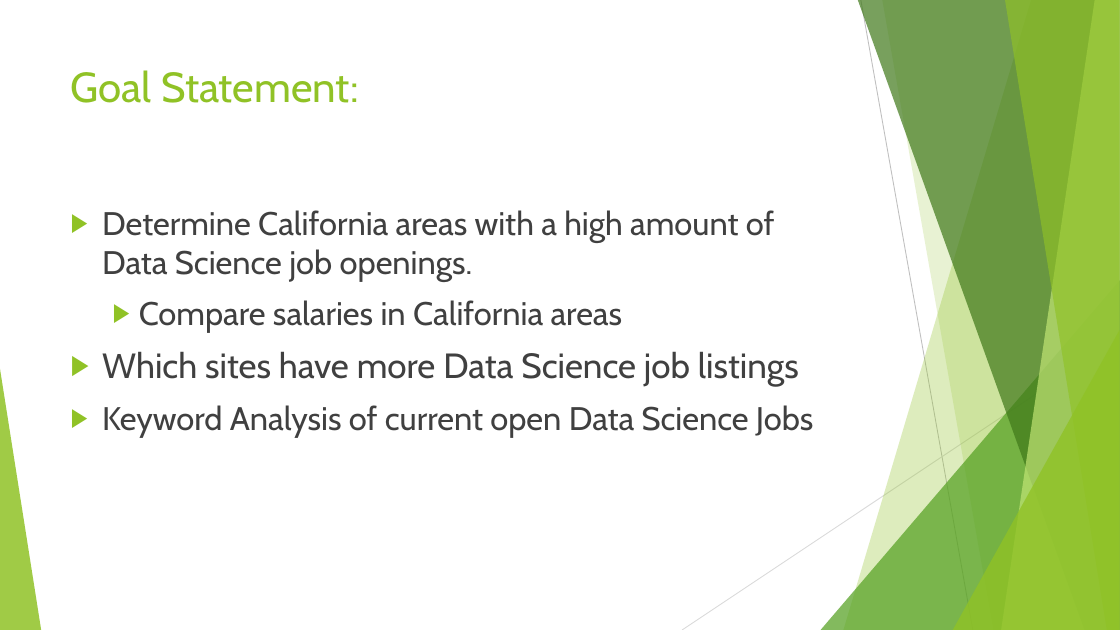
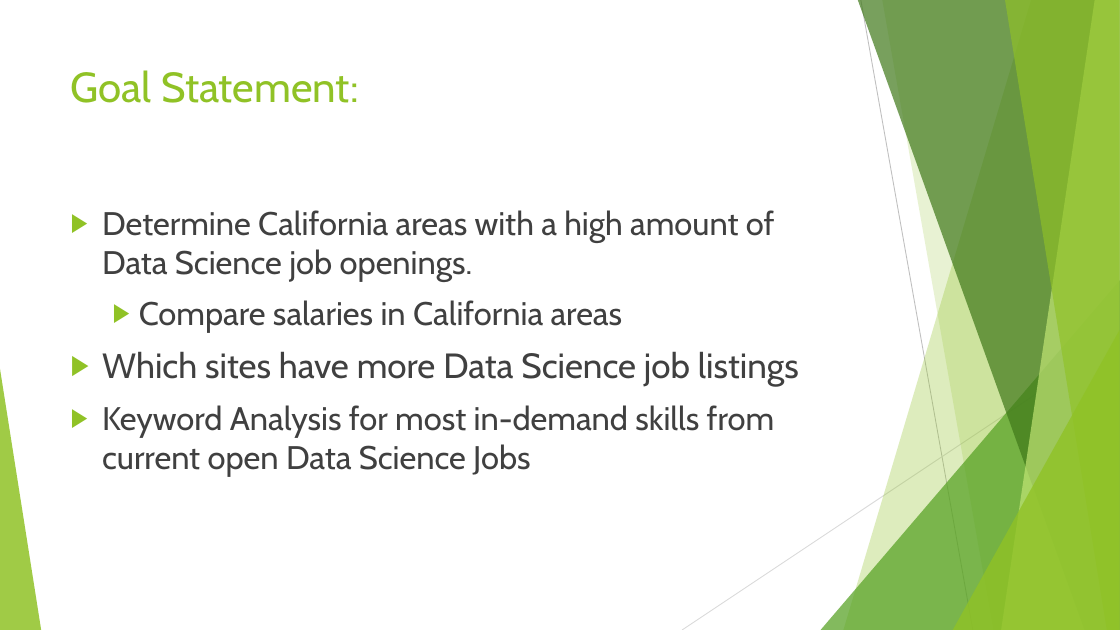
Before and after one commit to ChrNg404/Data_Science_ETL_Project, a slide deck: slide 2 of ETL Presentation.pptx. Drawn at 1120x630 pixels with LibreOffice and Linux fonts; fonts in the diff are those of the drawing. Boxes give left, top, right and bottom in pixels: in the first picture for what was removed or moved away, otherwise in the second. Text is boxed around its words. In the diff, an @@ line names an element or a change of style, - is before the commit and + after.

```diff
--- a/ETL Presentation.pptx
+++ b/ETL Presentation.pptx
@@ text at box(102, 405, 774, 477): text changed @@
-▶ Keyword Analysis of current open Data Science Jobs
+▶ Keyword Analysis for most in-demand skills from current open Data Science Jobs
```
Also in this commit, not shown: 4 other slides changed, 2 slides added.
